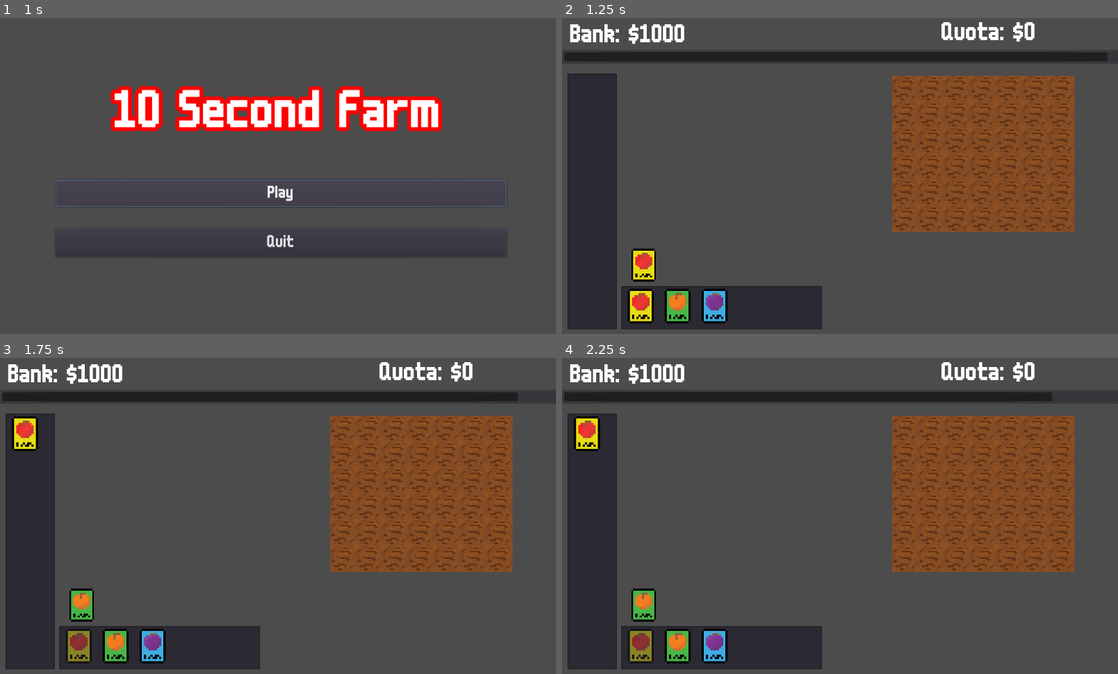
Above: before the commit, frames 1-4 (two rows, left to right).
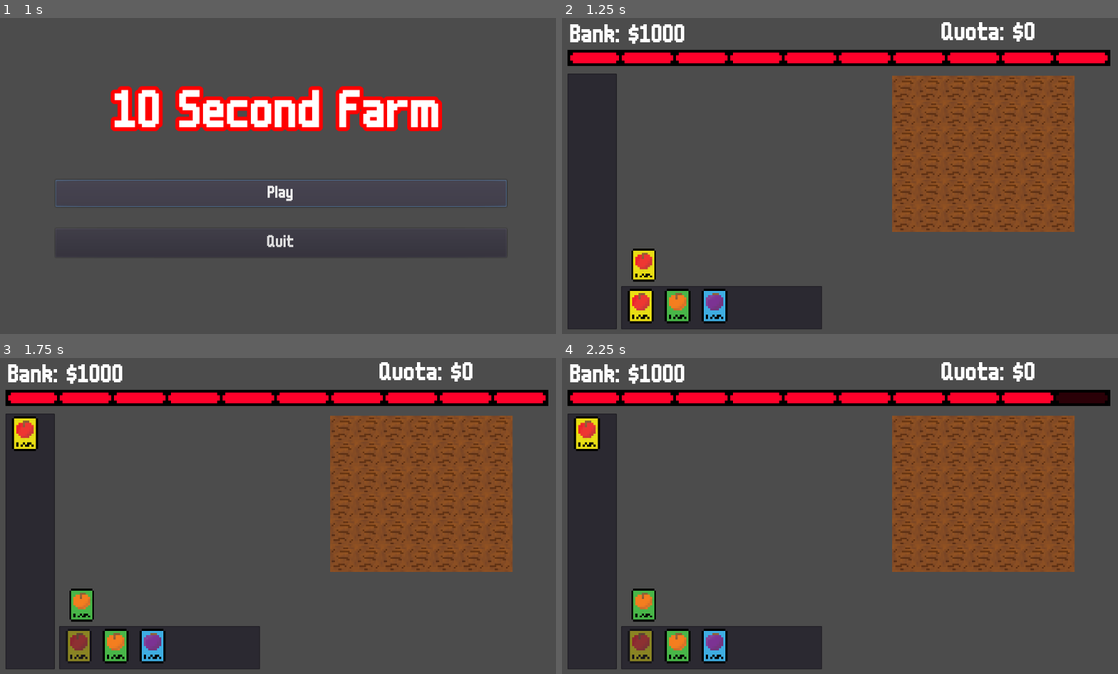
Above: after the commit, the same moments.

Repository: mr-yak/LD51
Game: Godot game, scene res://Scenes/Menu.tscn
The game is run twice, just before and just after one commit, with the same random seed, the same clock (stepped at 60 frames per second) and the same inputs. Sound files missing from this copy of the repository are replaced by a short silence.
Inputs (mouse positions are in pixels of both pictures, inside the frame that each line leads up to):
- Up to frame 1 (1 s): click "Play" at 0.5 s
- Up to frame 2 (1.25 s): no input
- Up to frame 3 (1.75 s): click (83, 604) at 1.25 s
- Up to frame 4 (2.25 s): click (645, 604) at 2 s

Frame 1 is identical in both runs. In frame 2, 5.0% of the frame differs, in the area x 0-99%, y 10-16%; in frame 3, 5.0%; in frame 4, 5.0%.

Commit message:
Reworked Health bar

Diff:
--- a/Scenes/Farm.tscn
+++ b/Scenes/Farm.tscn
@@ -13,7 +13,11 @@
 [ext_resource path="res://Scripts/Required_Coins.gd" type="Script" id=11]
 [ext_resource path="res://Assets/Sound Effects/Quota.wav" type="AudioStream" id=12]
 [ext_resource path="res://Assets/Seeds/seed1.png" type="Texture" id=13]
-[ext_resource path="res://Scenes/SeedShop.gd" type="Script" id=14]
+[ext_resource path="res://Scripts/SeedShop.gd" type="Script" id=14]
+[ext_resource path="res://Assets/HealthBar/HealthBarProgress.png" type="Texture" id=15]
+[ext_resource path="res://Assets/HealthBar/HealthBarUnder.png" type="Texture" id=16]
+[ext_resource path="res://Assets/HealthBar/HealthBarOver.png" type="Texture" id=17]
+[ext_resource path="res://Assets/Sound Effects/Tick.wav" type="AudioStream" id=18]
 
 [sub_resource type="TileSet" id=1]
 1/name = "LD51.png 1"
@@ -210,14 +214,19 @@
 valign = 1
 script = ExtResource( 11 )
 
-[node name="Timer_Progress" type="ProgressBar" parent="UI"]
+[node name="Timer_Progress" type="TextureProgress" parent="UI"]
+anchor_left = 0.01
 anchor_top = 0.1
-anchor_right = 1.0
-anchor_bottom = 0.12
-margin_right = 4.0
-margin_bottom = 14.0
+anchor_right = 0.99
+anchor_bottom = 0.1
+margin_left = -0.24
+margin_right = -3.76001
+margin_bottom = 30.0
+rect_min_size = Vector2( 1000, 30 )
 max_value = 10.0
-percent_visible = false
+texture_under = ExtResource( 16 )
+texture_over = ExtResource( 17 )
+texture_progress = ExtResource( 15 )
 script = ExtResource( 3 )
 
 [node name="Quota_Timer" type="Timer" parent="UI/Timer_Progress"]
@@ -272,6 +281,10 @@
 [node name="QuotaSFX" type="AudioStreamPlayer2D" parent="Sounds"]
 stream = ExtResource( 12 )
 
+[node name="TickSFX" type="AudioStreamPlayer2D" parent="Sounds"]
+stream = ExtResource( 18 )
+volume_db = 2.761
+
 [connection signal="item_selected" from="UI/ItemList" to="." method="_on_ItemList_item_selected"]
 [connection signal="nothing_selected" from="UI/ItemList" to="." method="_on_ItemList_nothing_selected"]
 [connection signal="timeout" from="UI/Timer_Progress/Quota_Timer" to="UI/Timer_Progress" method="_on_Quota_Timer_timeout"]
--- a/Scripts/Timer_Progress.gd
+++ b/Scripts/Timer_Progress.gd
@@ -1,10 +1,12 @@
-extends ProgressBar
+extends TextureProgress
 
 var rnd = 0
 onready var req_coin_label = get_tree().get_root().get_node("Main/UI/Required_Coins")
 
 func _process(_delta):
-	value = $Quota_Timer.time_left
+	if value != ceil($Quota_Timer.time_left):
+		value = ceil($Quota_Timer.time_left)
+		get_tree().get_root().get_node("Main/Sounds/TickSFX").play()
 
 func _on_Quota_Timer_timeout():
 	rnd += 1
Binary file added: Assets/HealthBar/HealthBarOver.png
Not shown, added: Assets/HealthBar/HealthBarOver.png.import
Binary file added: Assets/HealthBar/HealthBarProgress.png
Not shown, added: Assets/HealthBar/HealthBarProgress.png.import
Binary file added: Assets/HealthBar/HealthBarUnder.png
Not shown, added: Assets/HealthBar/HealthBarUnder.png.import
Not shown, added: Assets/Sound Effects/Tick.wav.import
Not shown: 1 places in Scenes/Farm.tscn that only renumber resources
Renamed: Scenes/SeedShop.gd -> Scripts/SeedShop.gd
Not shown, added: Assets/Sound Effects/Tick.wav
